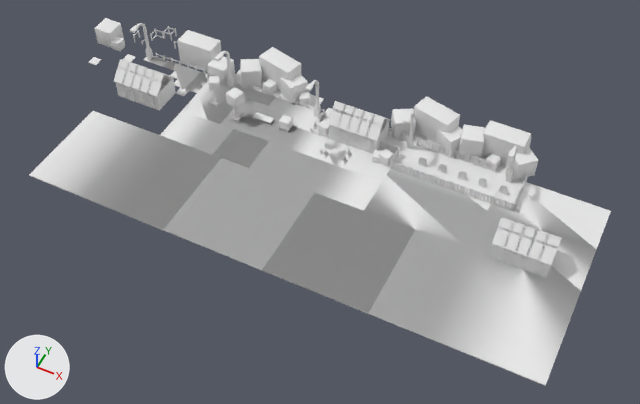
An edit to the OBJ model tests/fixtures/models/hello_friend-environment-0n.obj, drawn before and after from the same camera.
Camera for both pictures: a 50 mm camera at (49.7, -59.7, 60.5) aimed at (25.1, -10.7, -0.8). Every picture has the same lights, and +X, +Y and +Z are marked at lower left. Where no turn or scale is listed for an object, it has been applied to the vertices. Vertices at the same position are counted once.

The first picture shows 'hello_friend-environment-0n'.
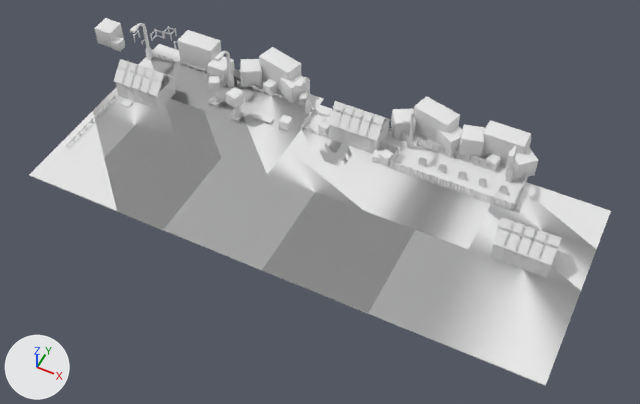
The newer file is also turned or shifted as a whole; pictures and numbers use the older file's frame.

What differs and where, as boxes (x1, y1, x2, y2) in the pictures (640 x 404 px; the box of a moved part takes in the faces that stretch with it):
part 1 of me_hello_friend_environment_0n, moved or reshaped: before (305, 80, 321, 117); after (296, 77, 312, 114)
part 2 of me_hello_friend_environment_0n, deleted: before (122, 54, 136, 62)
part 3 of me_hello_friend_environment_0n, deleted: before (88, 57, 102, 65)
part 4 of me_hello_friend_environment_0n, moved or reshaped: before (143, 56, 515, 249); after (67, 44, 515, 249)

What the commit changed:
me_hello_friend_environment_0n is used by ob_hello_friend_environment_0n; location (0.0, 0.0, 0.0).
me_hello_friend_environment_0n had 4752 vertices, 8182 faces and spanned x -6.6..49.5, y -20.5..3.5, z -0.1..5.0.
me_hello_friend_environment_0n now has 4846 vertices, 8134 faces and spans x -6.6..49.5, y -20.5..3.5, z -0.1..5.0.
me_hello_friend_environment_0n part 1: the loose piece of 48 vertices spanning x 19.8..20.2, y -3.0..-0.7, z 0.0..5.0 is moved by (-1.0, 0.0, 0.0).
me_hello_friend_environment_0n part 2: the loose piece of 8 vertices spanning x -2.5..-1.5, y -2.5..-1.5, z -0.1..0.0 is deleted.
me_hello_friend_environment_0n part 3: the loose piece of 8 vertices spanning x -5.5..-4.5, y -4.5..-3.5, z -0.1..0.0 is deleted.
me_hello_friend_environment_0n part 4: 3 vertices moved within x 29.5..41.5, y -4.5, z 0.0..1.0; 181 vertices removed from x -0.5..41.5, y -10.5..0.5, z -0.1..2.0; 165 vertices added at x -0.5..41.5, y -15.9..1.5, z -0.1..3.0.
